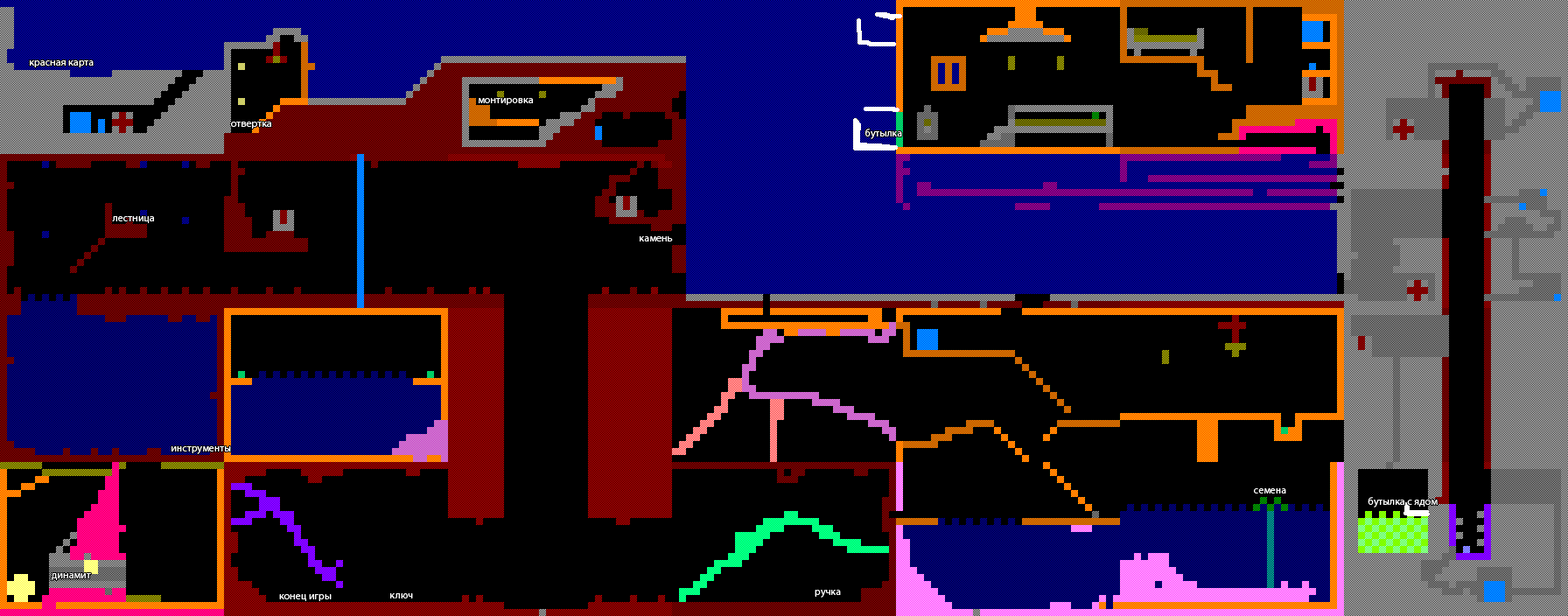
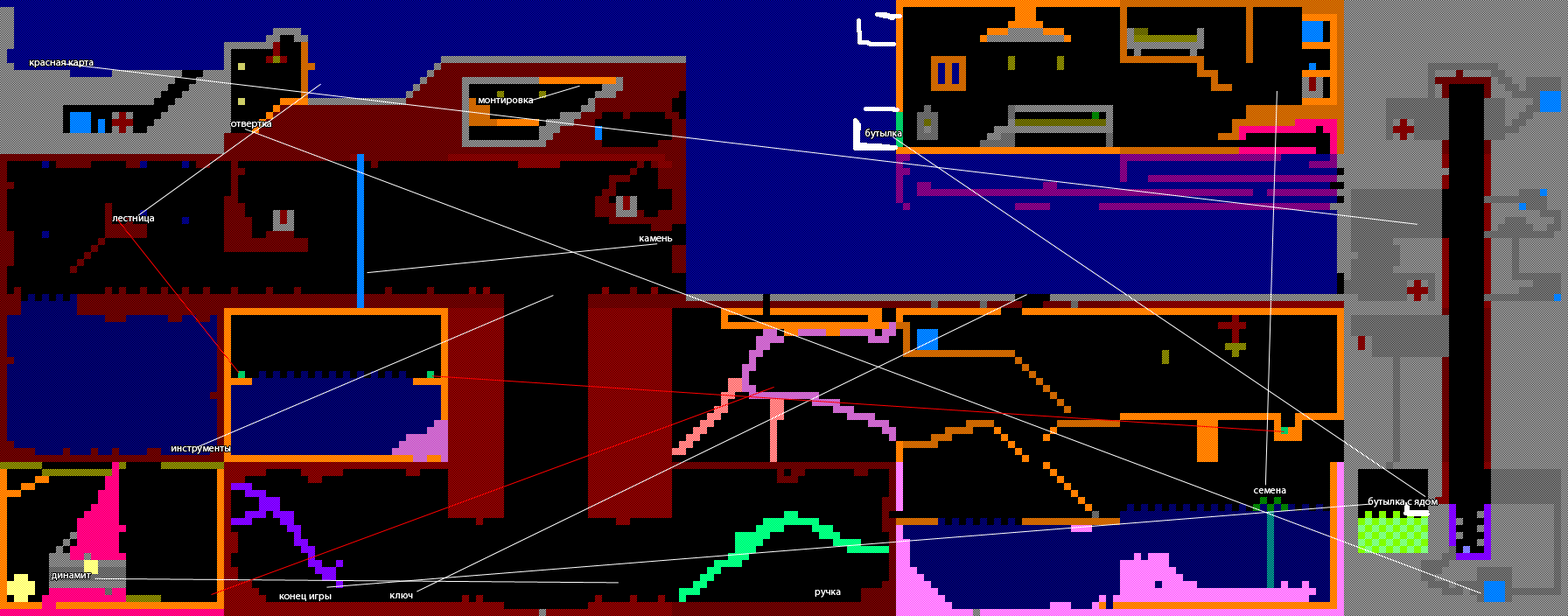
Layer changes from the first w=1568, h=616 image to the second:
showed group "Телепорты" (3 layers) over [116, 218, 1285, 595]
showed group "Действия" (11 layers) over [63, 63, 1482, 595]
